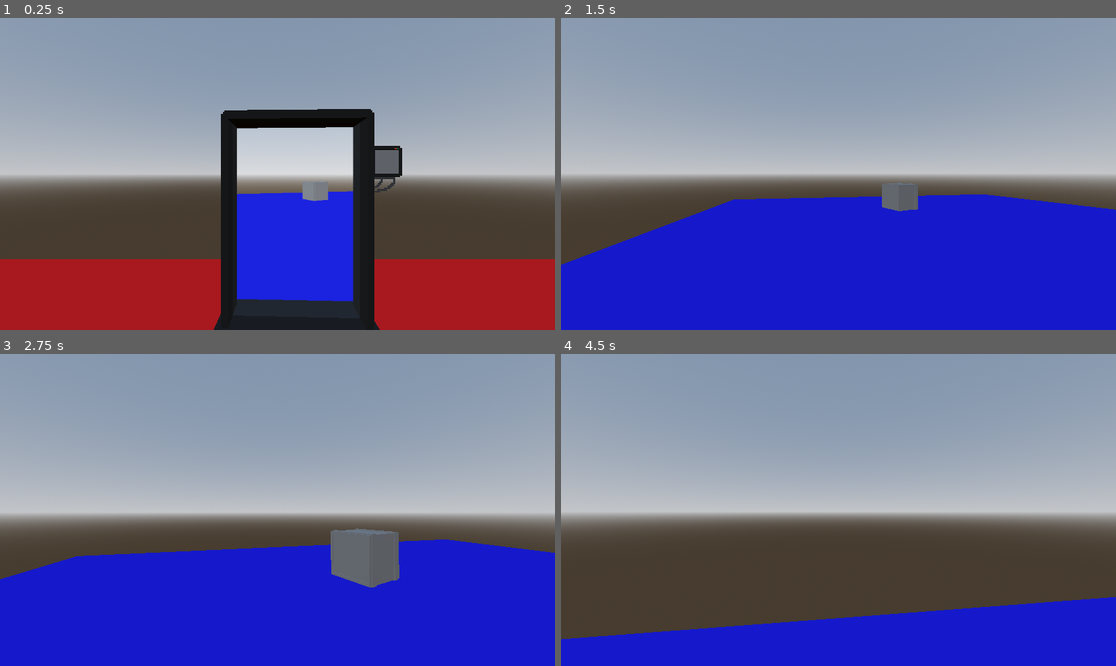
Above: before the commit, frames 1-4 (two rows, left to right).
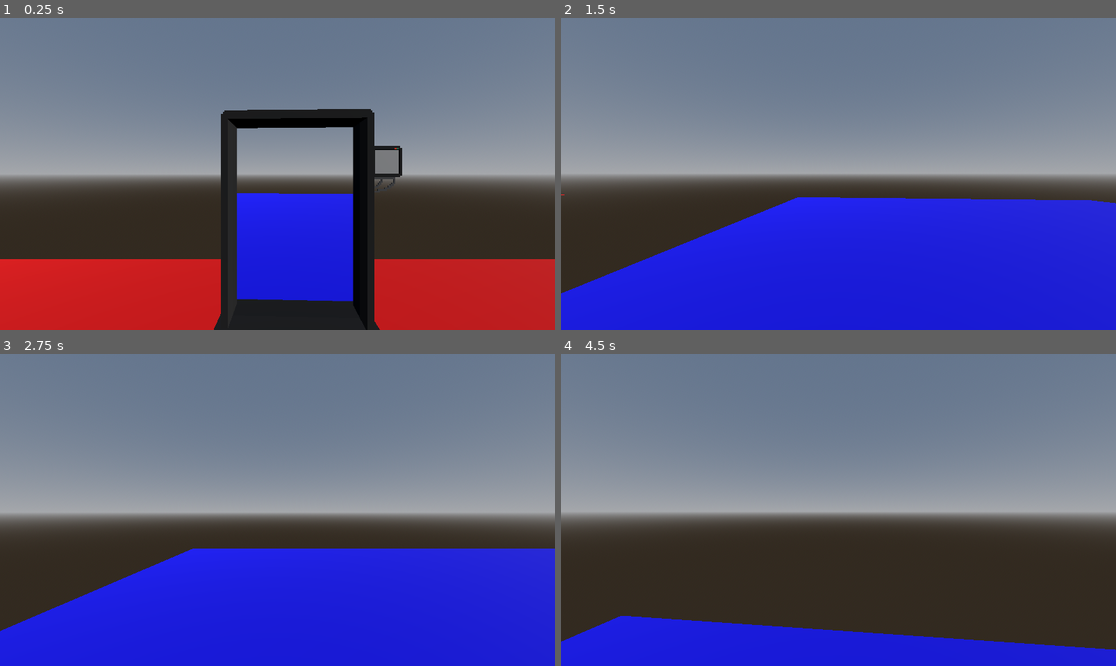
Above: after the commit, the same moments.

Repository: SaschaKreyling/Godot_Portal_Game
Game: Godot game, scene res://scenes/TestScene.tscn
The game is run twice, just before and just after one commit, with the same random seed, the same clock (stepped at 60 frames per second) and the same inputs.
Inputs (mouse positions are in pixels of both pictures, inside the frame that each line leads up to):
- Up to frame 1 (0.25 s): no input
- Up to frame 2 (1.5 s): tap Enter at 0.5 s; move the mouse to (866, 174) at 0.52 s; hold W (Forward) from 0.53 s (still down); move the mouse to (810, 174) at 1.27 s
- Up to frame 3 (2.75 s): keep holding W (Forward); move the mouse to (288, 503) at 2.02 s
- Up to frame 4 (4.5 s): keep holding W (Forward); move the mouse to (832, 516) at 2.77 s; move the mouse to (877, 513) at 3.52 s; move the mouse to (794, 506) at 4.27 s

The runs differ from the first frame. In frame 1, 64% of the frame differs, in the area x 0-100%, y 0-100%; in frame 2, 63%; in frame 3, 65%, in the area x 0-100%, y 0-89%; in frame 4, 62%.

Commit message:
added Button meshes

Diff:
--- a/materials/WorldEnvoirment.tres
+++ b/materials/WorldEnvoirment.tres
@@ -8,8 +8,5 @@
 [resource]
 background_mode = 2
 sky = SubResource("Sky_sfq83")
-tonemap_mode = 1
-ssr_enabled = true
-ssr_max_steps = 128
 fog_mode = 1
 fog_density = 1.0
--- a/scenes/TestScene.tscn
+++ b/scenes/TestScene.tscn
@@ -1,10 +1,11 @@
-[gd_scene load_steps=11 format=3 uid="uid://ddbwxh34wybcs"]
+[gd_scene load_steps=12 format=3 uid="uid://ddbwxh34wybcs"]
 
 [ext_resource type="PackedScene" uid="uid://c4hom0ownjibx" path="res://scenes/player.tscn" id="1_0k6th"]
 [ext_resource type="Script" path="res://scripts/test_scene.gd" id="1_2nycv"]
 [ext_resource type="PackedScene" uid="uid://bsow8susscqvf" path="res://scenes/portal.tscn" id="1_3tbpf"]
 [ext_resource type="PackedScene" uid="uid://dhit0w3r7capu" path="res://Menus/pause_menu.tscn" id="3_b32c5"]
 [ext_resource type="PackedScene" uid="uid://cwdi26x82y0hu" path="res://scenes/box.tscn" id="5_v0u5p"]
+[ext_resource type="ArrayMesh" uid="uid://ckvhkh5yw3kj" path="res://assets/button.obj" id="6_wmj5c"]
 
 [sub_resource type="WorldBoundaryShape3D" id="WorldBoundaryShape3D_ldowc"]
 
@@ -26,6 +27,9 @@
 [node name="Node3D" type="Node3D"]
 script = ExtResource("1_2nycv")
 
+[node name="DirectionalLight3D" type="DirectionalLight3D" parent="."]
+transform = Transform3D(0.524625, -0.288379, 0.801003, 0, 0.940881, 0.338738, -0.851333, -0.17771, 0.49361, 0, 13.254, 0)
+
 [node name="Player" parent="." instance=ExtResource("1_0k6th")]
 unique_name_in_owner = true
 transform = Transform3D(1, 0, 0, 0, 1, 0, 0, 0, 1, -0.792, 1.5, -7.114)
@@ -35,7 +39,7 @@
 visible = false
 
 [node name="Portal" parent="." node_paths=PackedStringArray("linkedPortal") instance=ExtResource("1_3tbpf")]
-transform = Transform3D(0.965926, 0, -0.258819, 0, 1, 0, 0.258819, 0, 0.965926, 43.1745, -0.0216715, 7.73866)
+transform = Transform3D(1, 0, 0, 0, 1, 0, 0, 0, 1, 43.1745, -0.0216715, 7.73866)
 linkedPortal = NodePath("../Portal2")
 
 [node name="Portal2" parent="." node_paths=PackedStringArray("linkedPortal") instance=ExtResource("1_3tbpf")]
@@ -43,10 +47,10 @@
 linkedPortal = NodePath("../Portal")
 
 [node name="Box" parent="." instance=ExtResource("5_v0u5p")]
-transform = Transform3D(0.959874, 0, 0.280432, 0, 1, 0, -0.280432, 0, 0.959874, 49.4918, 0.800666, -5.92548)
+transform = Transform3D(1, 0, 0, 0, 1, 0, 0, 0, 1, 47.352, 1.0448, 7.73633)
 
 [node name="Box2" parent="." instance=ExtResource("5_v0u5p")]
-transform = Transform3D(1, 0, 0, 0, 1, 0, 0, 0, 1, -5.05207, 0.806803, -1.15564)
+transform = Transform3D(-4.37114e-08, 0, 1, 0, 1, 0, -1, 0, -4.37114e-08, 49.1322, 1.02703, 7.75953)
 
 [node name="Floor1" type="StaticBody3D" parent="."]
 
@@ -57,11 +61,15 @@
 mesh = SubResource("QuadMesh_k62dj")
 skeleton = NodePath("../..")
 
-[node name="StaticBody3D" type="StaticBody3D" parent="."]
+[node name="Floor2" type="StaticBody3D" parent="."]
 
-[node name="CollisionShape3D" type="CollisionShape3D" parent="StaticBody3D"]
+[node name="CollisionShape3D" type="CollisionShape3D" parent="Floor2"]
 shape = SubResource("WorldBoundaryShape3D_ldowc")
 
-[node name="MeshInstance3D" type="MeshInstance3D" parent="StaticBody3D"]
+[node name="MeshInstance3D" type="MeshInstance3D" parent="Floor2"]
 transform = Transform3D(1, 0, 0, 0, 1, 0, 0, 0, 1, 50, 0, 0)
 mesh = SubResource("PlaneMesh_yddl3")
+
+[node name="Button" type="MeshInstance3D" parent="."]
+transform = Transform3D(0.25, 0, 0, 0, 0.25, 0, 0, 0, 0.25, 45.6012, 0, 7.82373)
+mesh = ExtResource("6_wmj5c")
--- a/scenes/portal.tscn
+++ b/scenes/portal.tscn
@@ -86,7 +86,7 @@
 shape = SubResource("ConcavePolygonShape3D_uqv21")
 
 [node name="PortalLight" type="MeshInstance3D" parent="."]
-transform = Transform3D(0.35, 0, 0, 0, 0.35, 0, 0, 0, 0.5, -1.29746, 2.4471, 0)
+transform = Transform3D(0.366902, 0, 0, 0, 0.363975, 0, 0, 0, 0.476615, -1.29746, 2.4471, 0)
 mesh = SubResource("BoxMesh_d3l12")
 
 [node name="Area3D" type="Area3D" parent="."]
--- a/scripts/portal.gd
+++ b/scripts/portal.gd
@@ -35,8 +35,6 @@
 		var relativePosition : Vector3 = bodyToTeleport.global_position - global_position
 		var dot : float = relativePosition.dot(global_basis.z)
 		var hasCrossedPortal : bool = previousDot != null and sign(dot) != sign(previousDot)
-		print(str(dot) + " : " + str(previousDot))
-		print(hasCrossedPortal)
 		if hasCrossedPortal:
 			teleport(bodyToTeleport)
 			pass
@@ -58,7 +56,6 @@
 	portalCamera.near = max(0.25, smallestDst)
 
 func teleport(body : Node3D) -> void:
-	print("teleported")
 	var newPosition : Vector3 = linkedPortal.to_global(to_local(body.global_position)*Vector3(-1,1,-1))
 	#var portalNormal : Vector3  = -linkedPortal.global_basis.z
 	#newPosition = newPosition + 2 * (portalNormal.dot(linkedPortal.global_position - newPosition)/(portalNormal.dot(portalNormal))) * (portalNormal)
Not shown, added: assets/button.mtl
Not shown, added: assets/button.obj
Not shown, added: assets/button.obj.import
Binary file added: assets/button.png
Not shown, added: assets/button.png.import
Not shown, added: assets/button_activated.mtl
Not shown, added: assets/button_activated.obj
Not shown, added: assets/button_activated.obj.import
Binary file added: assets/button_activated.png
Not shown, added: assets/button_activated.png.import
